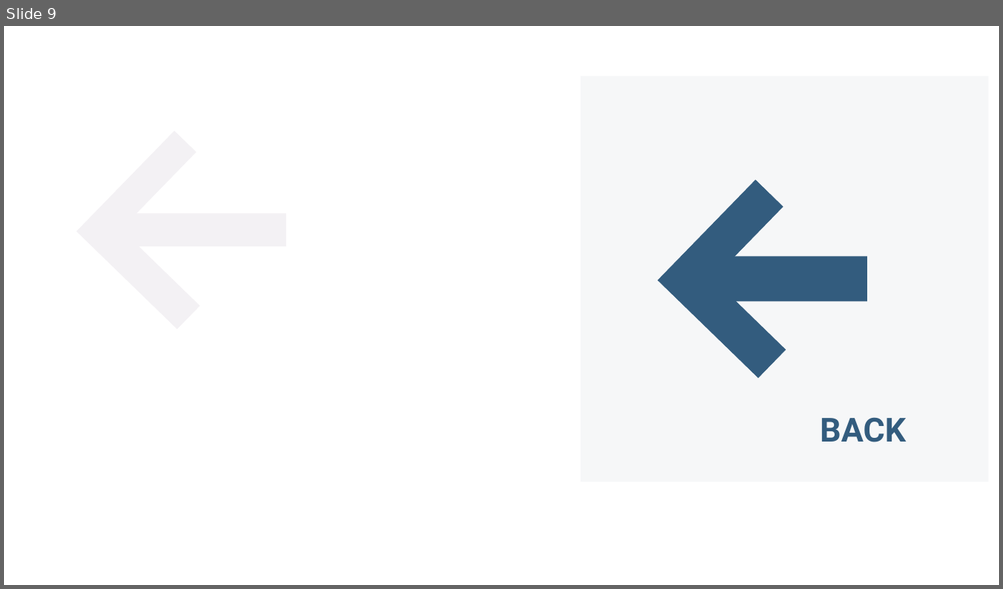
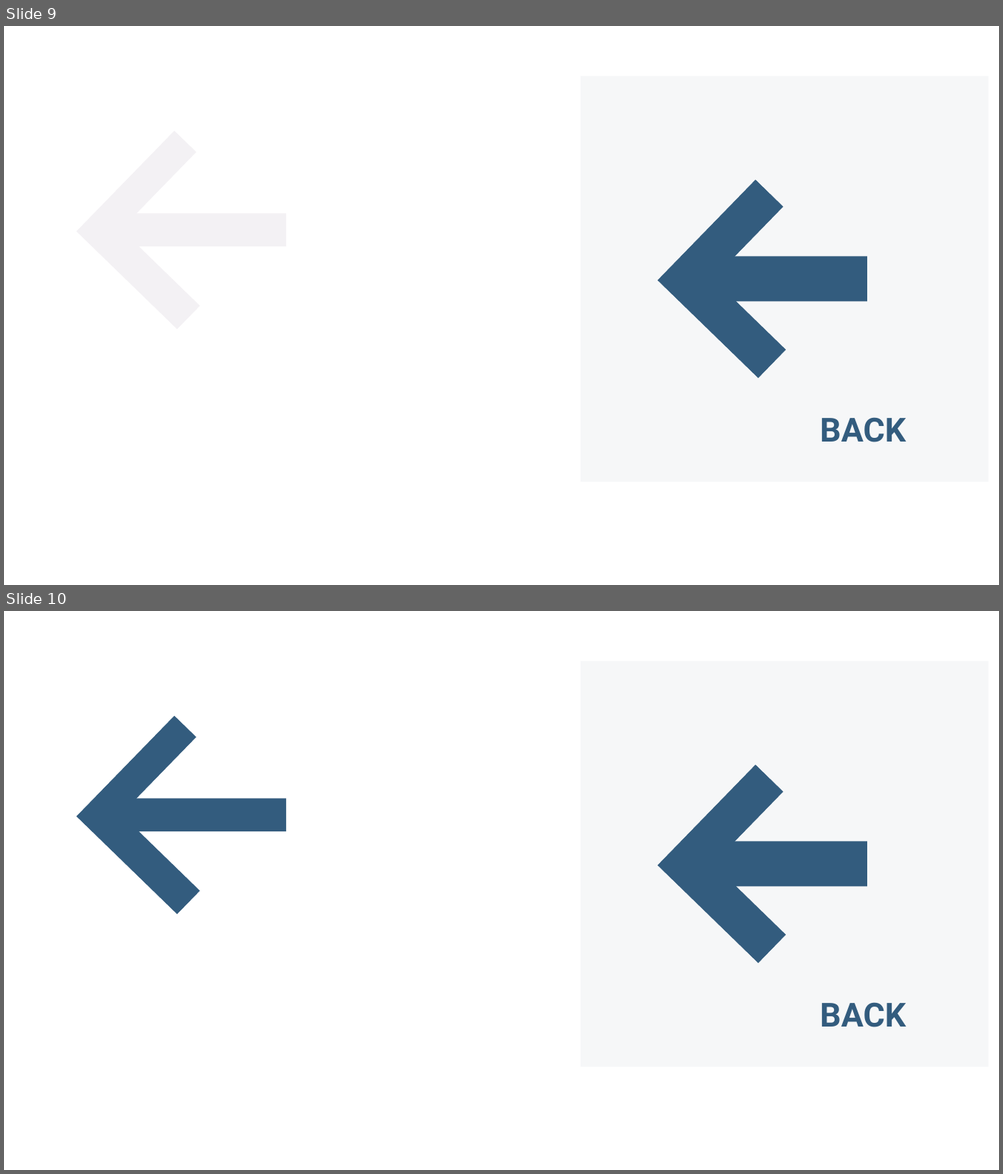
Before and after one commit to arpitjainds/arpitjainds.github.io, a slide deck: images/Logo.pptx. Shown one above the other, each under a label of ours: slide 9 before the commit, slides 9 and 10 after it. The pictures are 1003x589 and 1003x1174 pixels, drawn with LibreOffice and Linux fonts; fonts in the diff are those of the drawing. Boxes give left, top, right and bottom in pixels: in the first picture for what was removed or moved away, otherwise in the second. Text is boxed around its words. In the diff, an @@ line names an element or a change of style, - is before the commit and + after.

```diff
--- a/images/Logo.pptx
+++ b/images/Logo.pptx
@@ slide 10 added at [4, 611, 999, 1170], background #FFFFFF @@
@@ rectangle added at [580, 661, 988, 1068], fill #F6F7F8 @@
@@ corner added at [77, 716, 275, 914], fill #335C7E @@
@@ corner added at [657, 765, 856, 963], fill #335C7E @@
@@ rectangle added at [117, 798, 286, 831], fill #335C7E @@
@@ rectangle added at [698, 842, 867, 886], fill #335C7E @@
@@ text added at [819, 1002, 905, 1028], 32 pt, text #335C7E, bold @@
+BACK
```
Also in this commit, not shown: 1 slide changed, 22 other files.
